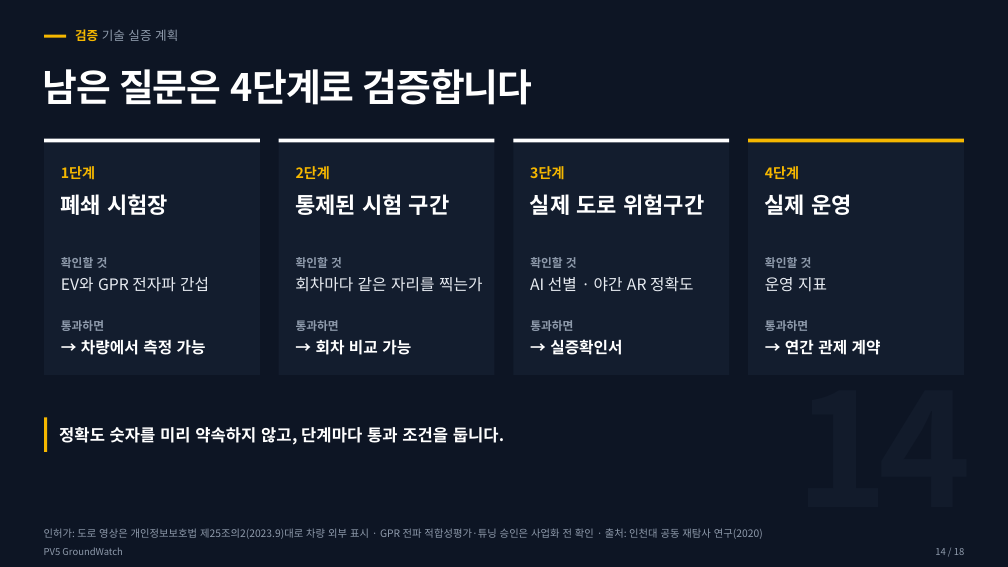
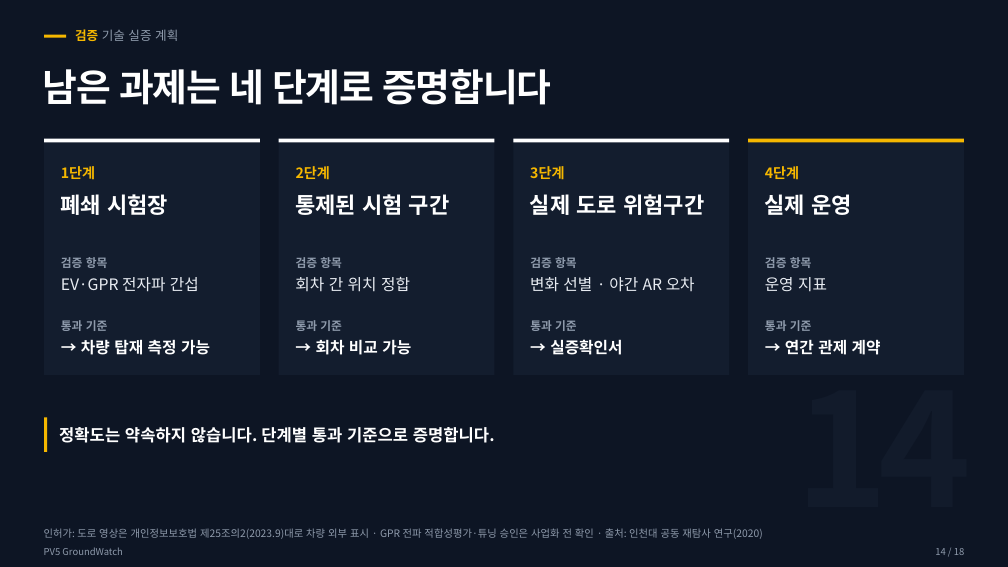
Before and after one commit to woojin-choe/pv5-hose-lab, a slide deck: slide 14 of ppt_all/PV5_GroundWatch_10_26.pptx. Drawn at 1008x567 pixels with LibreOffice and Linux fonts; fonts in the diff are those of the drawing. Boxes give left, top, right and bottom in pixels: in the first picture for what was removed or moved away, otherwise in the second. Text is boxed around its words. In the diff, an @@ line names an element or a change of style, - is before the commit and + after.

```diff
--- a/ppt_all/PV5_GroundWatch_10_26.pptx
+++ b/ppt_all/PV5_GroundWatch_10_26.pptx
@@ text at [43,69,551,105]: text changed @@
-남은 질문은 4단계로 검증합니다
+남은 과제는 네 단계로 증명합니다
@@ text at [61,257,108,268]: text changed @@
-확인할 것
+검증 항목
@@ text at [296,257,342,268]: text changed @@
-확인할 것
+검증 항목
@@ text at [530,257,577,268]: text changed @@
-확인할 것
+검증 항목
@@ text at [765,257,812,268]: text changed @@
-확인할 것
+검증 항목
@@ text at [61,277,199,292]: text changed @@
-EV와 GPR 전자파 간섭
+EV·GPR 전자파 간섭
@@ text at [295,277,410,292]: text changed @@
-회차마다 같은 자리를 찍는가
+회차 간 위치 정합
@@ text at [530,277,695,292]: text changed @@
-AI 선별 · 야간 AR 정확도
+변화 선별 · 야간 AR 오차
@@ text at [61,320,108,331]: text changed @@
-통과하면
+통과 기준
@@ text at [296,320,342,331]: text changed @@
-통과하면
+통과 기준
@@ text at [530,320,577,331]: text changed @@
-통과하면
+통과 기준
@@ text at [765,320,812,331]: text changed @@
-통과하면
+통과 기준
@@ text at [81,339,210,355]: text changed @@
-→ 차량에서 측정 가능
+→ 차량 탑재 측정 가능
@@ text at [59,427,495,443]: text changed @@
-정확도 숫자를 미리 약속하지 않고, 단계마다 통과 조건을 둡니다.
+정확도는 약속하지 않습니다. 단계별 통과 기준으로 증명합니다.
```
Also in this commit, not shown: 15 other slides changed, 21 other files.
